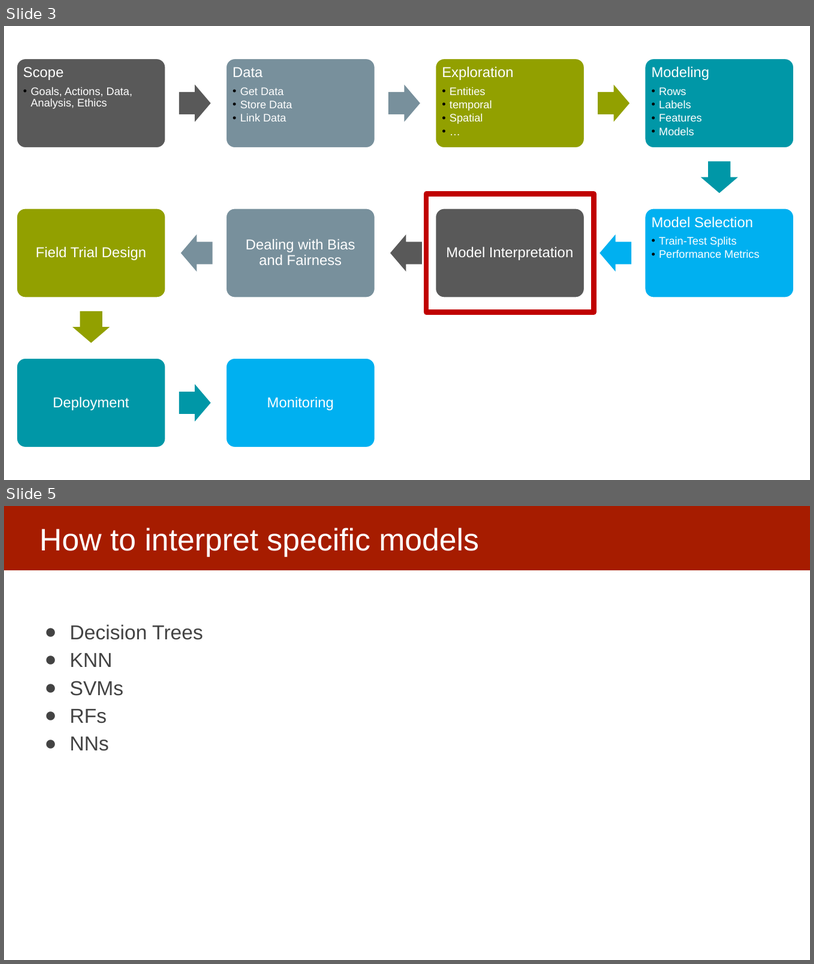
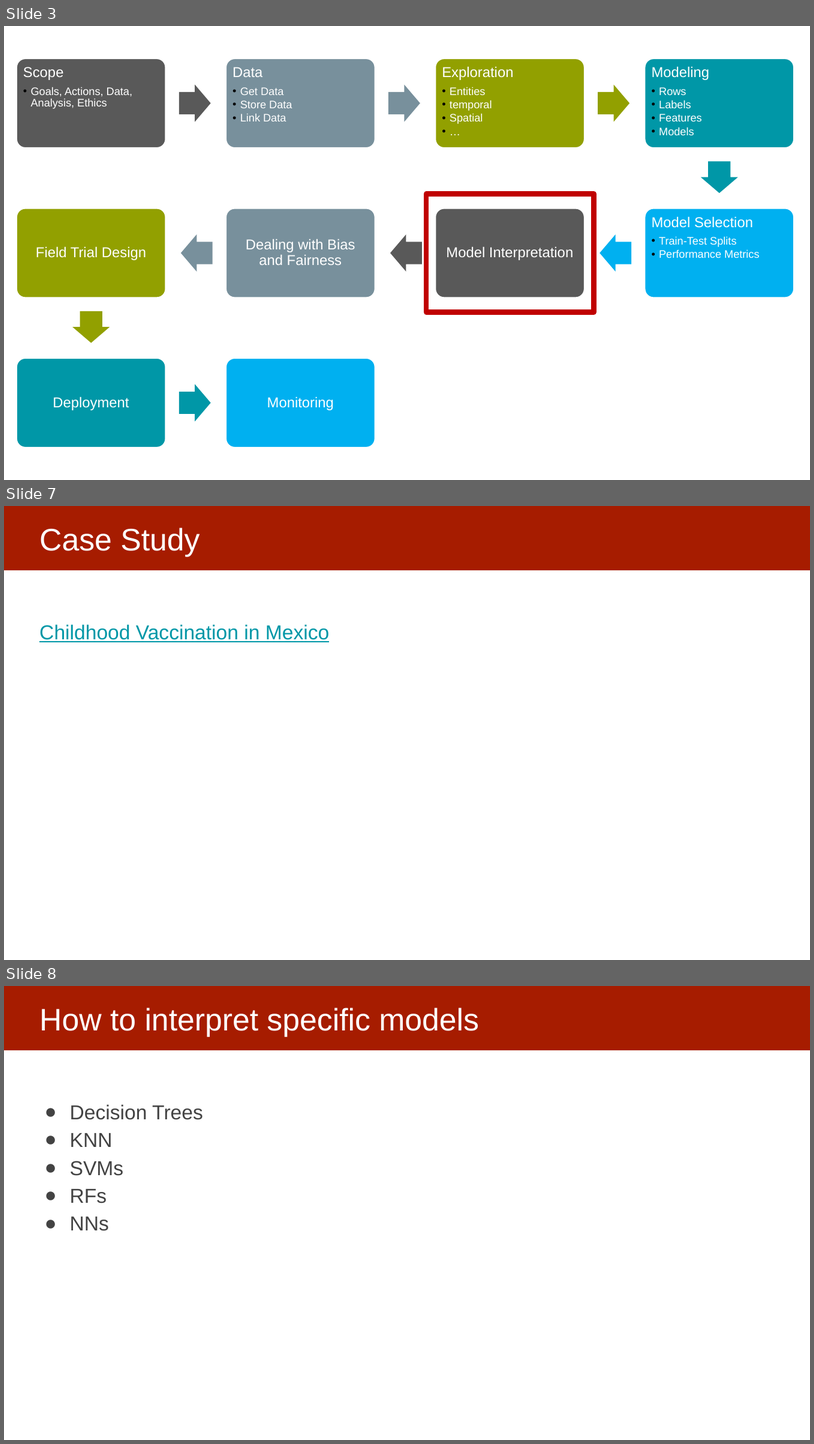
Before and after one commit to dssg/MLinPractice, a slide deck: Lectures/Lecture14-UnderstandingModels.pptx. Shown one above the other, each under a label of ours: slides 3 and 5 before the commit, slides 3, 7 and 8 after it; the slides between them are not shown. The pictures are 814x964 and 814x1444 pixels, drawn with LibreOffice and Linux fonts; fonts in the diff are those of the drawing. Boxes give left, top, right and bottom in pixels: in the first picture for what was removed or moved away, otherwise in the second. Text is boxed around its words. In the diff, an @@ line names an element or a change of style, - is before the commit and + after.

```diff
--- a/Lectures/Lecture14-UnderstandingModels.pptx
+++ b/Lectures/Lecture14-UnderstandingModels.pptx
@@ slide 7 added at (4, 506, 810, 960), background #FFFFFF; not listed: 1 template element that a slide beside it also shows @@
@@ title added at (39, 528, 200, 557), 37 pt, text #FFFFFF @@
+Case Study
@@ text added at (39, 624, 329, 642), 24 pt, text #0097A7, underline @@
+Childhood Vaccination in Mexico
@@ what was slide 5 is now slide 8 @@
```
Also in this commit, not shown: 1 slide changed, 6 other slides added.
